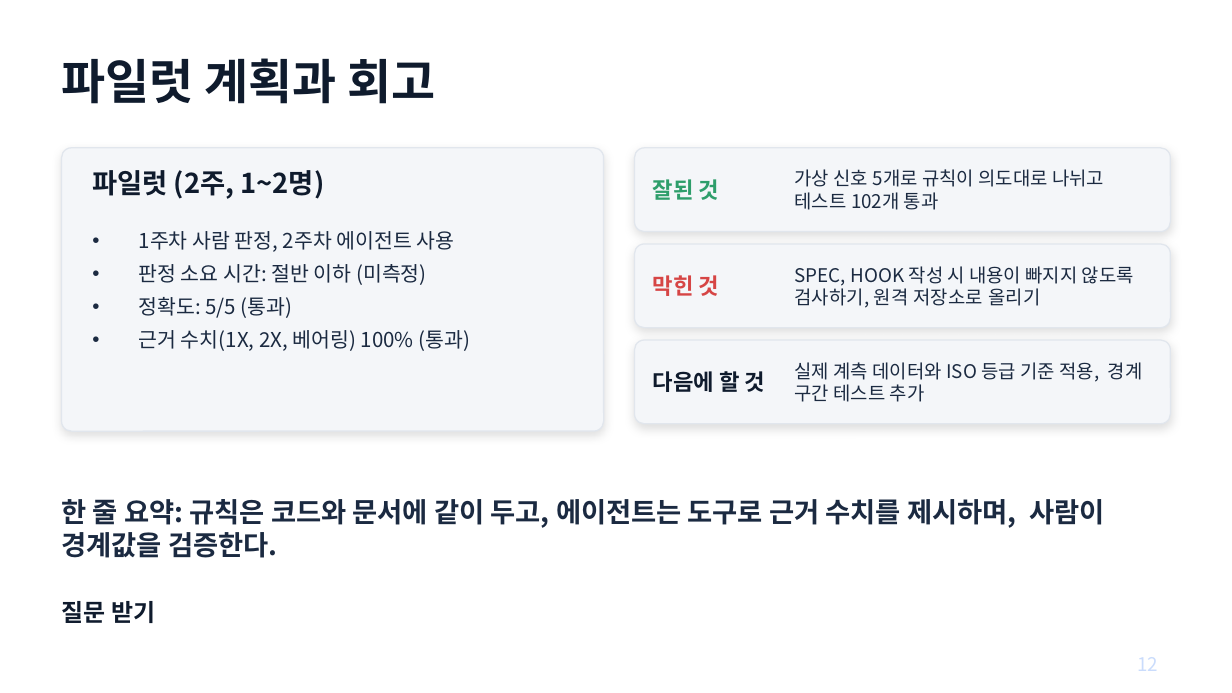
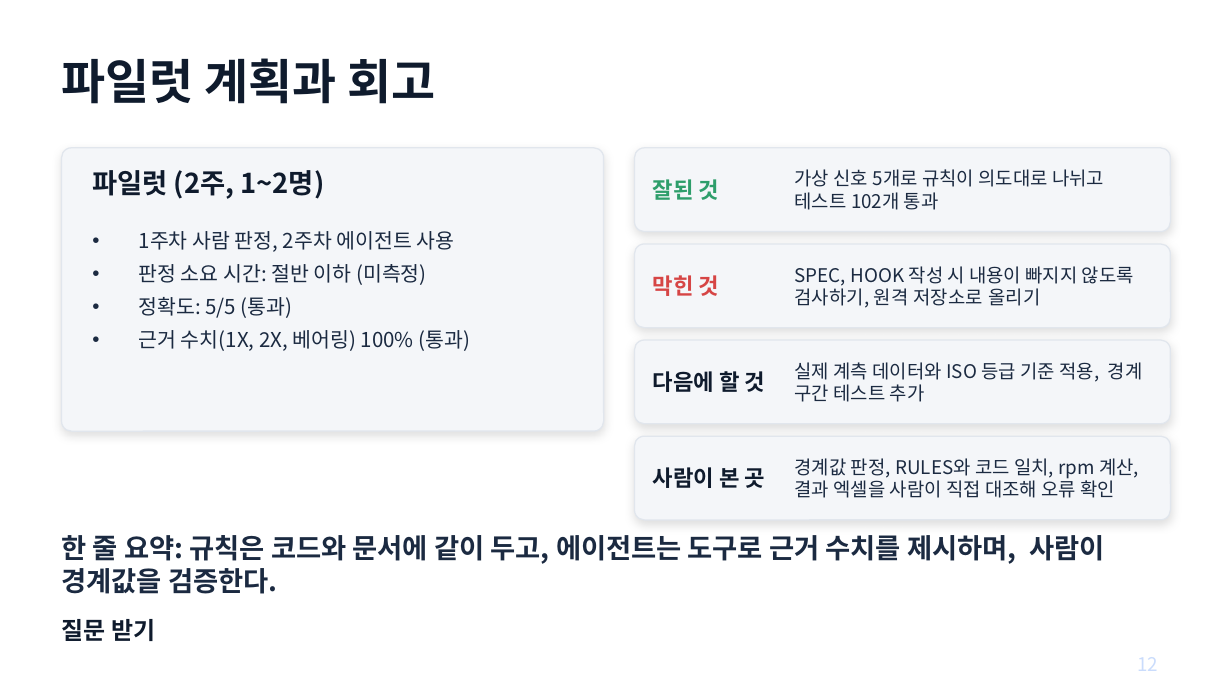
Before and after one commit to njpark22-eng/test, a slide deck: slide 12 of vibe-agent-demo-1.pptx. Drawn at 1232x693 pixels with LibreOffice and Linux fonts; fonts in the diff are those of the drawing. Boxes give left, top, right and bottom in pixels: in the first picture for what was removed or moved away, otherwise in the second. Text is boxed around its words. In the diff, an @@ line names an element or a change of style, - is before the commit and + after.

```diff
--- a/vibe-agent-demo-1.pptx
+++ b/vibe-agent-demo-1.pptx
@@ rounded rectangle added at [634,436,1170,520], fill #F4F6F9, outline #E1E6ED 0.75 pt @@
@@ text added at [653,467,765,488], 13 pt, text #0F1B2D, bold @@
+사람이 본 곳
@@ text added at [795,458,1139,498], 11 pt, text #1B2A41 @@
+경계값 판정, RULES와 코드 일치, rpm 계산, 결과 엑셀을 사람이 직접 대조해 오류 확인
@@ text "한 줄 요약: 규칙은 코드와 ...": place and size @@
-text "한 줄 요약: 규칙은 코드와 ..." at [62,499,1104,558]
+text "한 줄 요약: 규칙은 코드와 ..." at [62,535,1104,594]
@@ text "질문 받기": place and size @@
-text "질문 받기" at [62,601,155,623]
+text "질문 받기" at [62,619,155,641]
```
